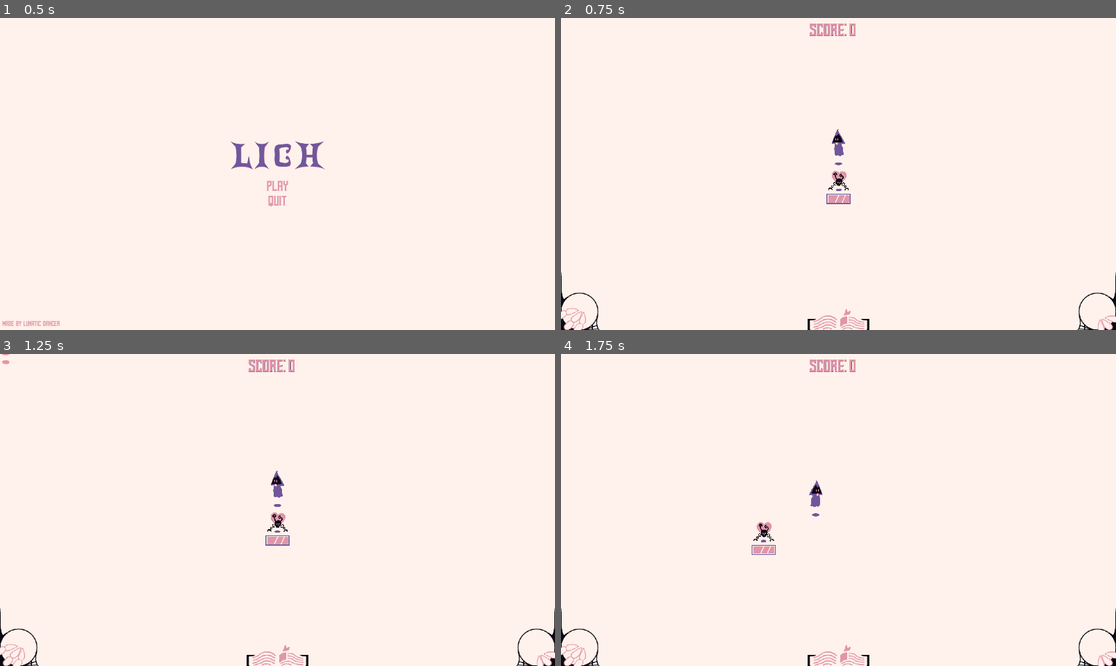
Above: before the commit, frames 1-4 (two rows, left to right).
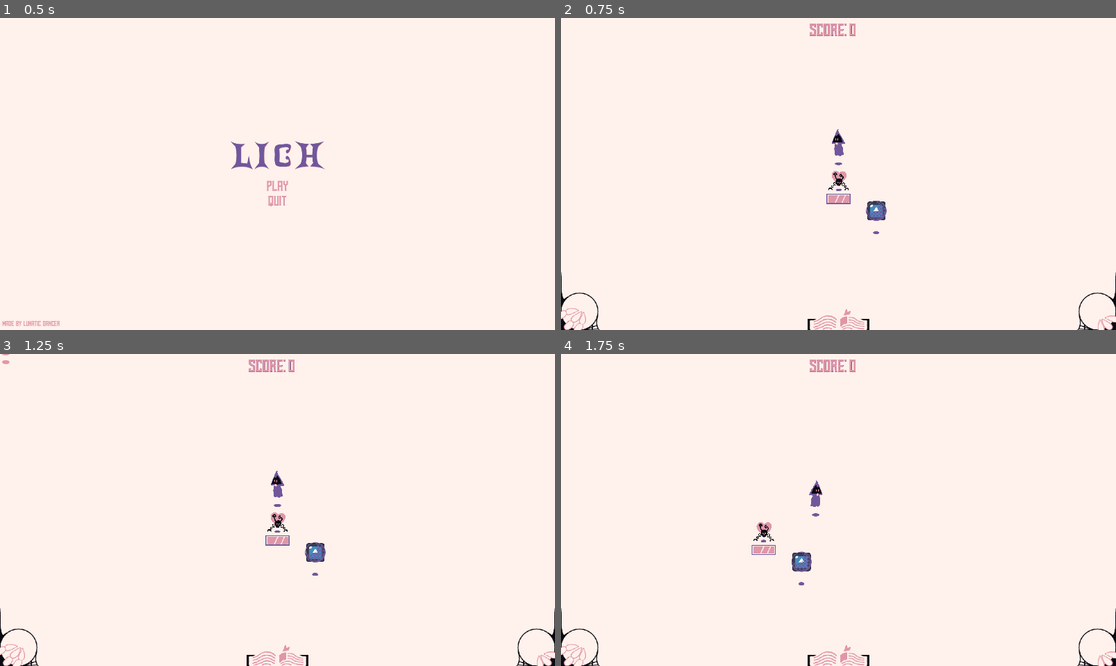
Above: after the commit, the same moments.

Repository: LunaticDancer/Lich
Game: Godot game, scene res://core/world.tscn
The game is run twice, just before and just after one commit, with the same random seed, the same clock (stepped at 60 frames per second) and the same inputs. The engine's default icon, where the game draws it, is replaced by a stand-in: a white triangle on a blue panel in a dark square.
Inputs (mouse positions are in pixels of both pictures, inside the frame that each line leads up to):
- Up to frame 1 (0.5 s): no input
- Up to frame 2 (0.75 s): click "Play" at 0.5 s
- Up to frame 3 (1.25 s): no input
- Up to frame 4 (1.75 s): move the mouse to (960, 494) at 1.27 s; hold Right (right) from 1.28 s (still down); hold Right mouse button (ability) from 1.28 s (still down); click (960, 494) at 1.55 s

Frame 1 is identical in both runs. In frame 2, 0.2% of the frame differs, in the area x 54-59%, y 58-70%; in frame 3, 0.2%; in frame 4, 0.2%, in the area x 41-46%, y 63-75%.

Commit message:
dart ability functionality

Diff:
--- a/abilities/ability_pick_up.tscn
+++ b/abilities/ability_pick_up.tscn
@@ -1,8 +1,8 @@
 [gd_scene load_steps=6 format=3 uid="uid://g3byng8s3ny1"]
 
 [ext_resource type="Script" path="res://abilities/ability_pick_up.gd" id="1_lxofy"]
-[ext_resource type="Texture2D" uid="uid://c12heykrdb5a6" path="res://abilities/shield/shield.png" id="1_uudum"]
-[ext_resource type="PackedScene" uid="uid://bbbvosouesy2b" path="res://abilities/shield/shield_ability.tscn" id="2_aa66e"]
+[ext_resource type="PackedScene" uid="uid://3044ronlsa6q" path="res://abilities/basic_dart/basic_dart_ability.tscn" id="2_75wf6"]
+[ext_resource type="Texture2D" uid="uid://8ijmufrgqb4u" path="res://icon.svg" id="3_phhwv"]
 [ext_resource type="Texture2D" uid="uid://dlu4ua8ra7nn5" path="res://abilities/ability_bubble.png" id="4_4lbuc"]
 
 [sub_resource type="CircleShape2D" id="CircleShape2D_d84q5"]
@@ -10,13 +10,13 @@
 
 [node name="AbilityPickUp" type="Area2D"]
 script = ExtResource("1_lxofy")
-ability = ExtResource("2_aa66e")
+ability = ExtResource("2_75wf6")
 
 [node name="Sprite2D" type="Sprite2D" parent="."]
 texture_filter = 1
 position = Vector2(-1, -76)
 scale = Vector2(0.5, 0.5)
-texture = ExtResource("1_uudum")
+texture = ExtResource("3_phhwv")
 
 [node name="AbilityBubble" type="Sprite2D" parent="."]
 texture_filter = 1
--- /dev/null
+++ b/abilities/basic_dart/basic_dart_ability.gd
@@ -0,0 +1,13 @@
+extends Ability
+
+var player
+var projectile = preload("res://abilities/basic_dart/basic_dart_projectile.tscn")
+
+func _ready():
+	player = get_tree().get_first_node_in_group("Player")
+
+func on_activated():
+	var instance = projectile.instantiate()
+	instance.global_position = player.global_position + player.get_local_mouse_position().normalized() * 8
+	instance.set_direction(player.get_local_mouse_position().normalized())
+	player.add_sibling(instance)
--- /dev/null
+++ b/abilities/basic_dart/basic_dart_ability.tscn
@@ -0,0 +1,17 @@
+[gd_scene load_steps=3 format=3 uid="uid://3044ronlsa6q"]
+
+[ext_resource type="Script" path="res://abilities/basic_dart/basic_dart_ability.gd" id="1_88qhy"]
+[ext_resource type="Texture2D" uid="uid://8ijmufrgqb4u" path="res://icon.svg" id="2_5ds5w"]
+
+[node name="basic_dart_ability" type="Control"]
+layout_mode = 3
+anchors_preset = 15
+anchor_right = 1.0
+anchor_bottom = 1.0
+grow_horizontal = 2
+grow_vertical = 2
+script = ExtResource("1_88qhy")
+icon = ExtResource("2_5ds5w")
+ability_name = "Energy Dart"
+ability_description = "Sends a crude bolt of energy in the direction you're aiming at."
+activation_cost = 10.0
--- /dev/null
+++ b/abilities/basic_dart/basic_dart_projectile.gd
@@ -0,0 +1,8 @@
+extends Projectile
+
+func destroy():
+	super()
+	$DeathTimer.start()
+
+func _on_death_timer_timeout():
+	queue_free()
--- /dev/null
+++ b/abilities/basic_dart/basic_dart_projectile.tscn
@@ -0,0 +1,24 @@
+[gd_scene load_steps=4 format=3 uid="uid://kf7kqgmm5234"]
+
+[ext_resource type="Script" path="res://abilities/basic_dart/basic_dart_projectile.gd" id="1_hix1r"]
+[ext_resource type="Texture2D" uid="uid://8ijmufrgqb4u" path="res://icon.svg" id="1_v71dm"]
+
+[sub_resource type="CircleShape2D" id="CircleShape2D_8ya3c"]
+radius = 24.0
+
+[node name="basic_dart_projectile" type="Area2D"]
+script = ExtResource("1_hix1r")
+speed = 500.0
+is_aimed_at_player = false
+
+[node name="Sprite2D" type="Sprite2D" parent="."]
+scale = Vector2(0.4, 0.4)
+texture = ExtResource("1_v71dm")
+
+[node name="CollisionShape2D" type="CollisionShape2D" parent="."]
+shape = SubResource("CircleShape2D_8ya3c")
+
+[node name="DeathTimer" type="Timer" parent="."]
+wait_time = 0.2
+
+[connection signal="timeout" from="DeathTimer" to="." method="_on_death_timer_timeout"]
--- /dev/null
+++ b/core/Projectile.gd
@@ -0,0 +1,78 @@
+extends Area2D
+class_name Projectile
+
+const KILL_DISTANCE = 5000.0;
+
+@export var direction := Vector2.RIGHT
+@export var speed := 5.0
+@export var damage = 1
+@export var is_aimed_at_player := true
+var is_alive := true
+var player
+
+func _ready():
+	area_shape_entered.connect(_on_area_shape_entered)
+	body_shape_entered.connect(_on_body_shape_entered)
+	player = get_tree().get_first_node_in_group("Player")
+
+func set_direction(p_dir : Vector2):
+	direction = p_dir
+
+func move(delta):
+	if is_alive == false:
+		return
+	global_position += direction * speed * delta
+
+func _process(delta):
+	move(delta)
+	if global_position.distance_to(player.global_position) > KILL_DISTANCE:
+		destroy()
+
+func destroy():
+	is_alive = false
+
+func _on_body_shape_entered(body_rid, body, body_shape_index, local_shape_index):
+	if is_alive == false:
+		return
+
+	if body.is_in_group("PlayerBasicAttack"):
+		is_aimed_at_player = false
+		direction = Vector2(cos(body.direction), sin(body.direction))
+		add_to_group("PlayerParriedAttack")
+
+	if is_aimed_at_player:
+		if body.is_in_group("Player"):
+			body.receive_damage(5)
+			destroy()
+		if body.is_in_group("PlayerWeakpoint"):
+			body.receive_damage()
+			destroy()
+
+	else:
+		if body is Enemy:
+			body.receive_damage(damage)
+			body.bleed(direction)
+			destroy()
+
+func _on_area_shape_entered(area_rid, body, area_shape_index, local_shape_index):
+	if is_alive == false:
+		return
+
+	if body.is_in_group("PlayerBasicAttack"):
+		is_aimed_at_player = false
+		direction = Vector2(cos(body.get_parent().direction), sin(body.get_parent().direction))
+		add_to_group("PlayerParriedAttack")
+
+	if is_aimed_at_player:
+		if body.is_in_group("Player"):
+			body.receive_damage(5)
+			destroy()
+		if body.is_in_group("PlayerWeakpoint"):
+			body.receive_damage()
+			destroy()
+
+	else:
+		if body is Enemy:
+			body.receive_damage(damage)
+			body.bleed(direction)
+			destroy()
--- a/core/game_controller.gd
+++ b/core/game_controller.gd
@@ -45,6 +45,7 @@
 			if mana < ability.activation_cost:
 				return
 			ability.on_activated()
+			receive_mana_damage(ability.activation_cost)
 			is_ability_sustained = true;
 		if event.is_action_released("ability"):
 			if ability == null:
@@ -117,7 +118,6 @@
 func enemy_killed(score_value : int):
 	score += score_value
 	$UI/GameplayUI/Score/ScoreDisplay.text = "Score: " + str(score)
-	mana = min(mana + 10, 100)
 	dashes = min(dashes + 1, 2)
 	$UI/GameplayUI.update_dashes(dashes)
 	$UI/GameplayUI.update_mana(mana/100.0)
@@ -144,6 +144,9 @@
 
 func receive_mana_damage(amount : int):
 	mana = max(0, mana - amount)
+
+func gain_mana(amount: int):
+	mana = min(mana + amount, 100)
 
 func game_over():
 	current_state = MENU_STATE.DEATH
--- a/core/play_area.tscn
+++ b/core/play_area.tscn
@@ -1,9 +1,10 @@
-[gd_scene load_steps=5 format=3 uid="uid://3stwd766vpxl"]
+[gd_scene load_steps=6 format=3 uid="uid://3stwd766vpxl"]
 
 [ext_resource type="PackedScene" uid="uid://7aemojh6igaj" path="res://core/phylactery.tscn" id="1_2fhtn"]
 [ext_resource type="Script" path="res://core/arena_controller.gd" id="1_fqvlf"]
 [ext_resource type="PackedScene" uid="uid://cydlqp815j1wm" path="res://core/lich.tscn" id="2_l8r1w"]
 [ext_resource type="PackedScene" uid="uid://8pa7jm5j8mk6" path="res://enemies/wisp/wisp.tscn" id="3_cki4b"]
+[ext_resource type="PackedScene" uid="uid://g3byng8s3ny1" path="res://abilities/ability_pick_up.tscn" id="5_3ikdl"]
 
 [node name="PlayArea" type="Node2D"]
 process_mode = 1
@@ -20,4 +21,7 @@
 [node name="Lich" parent="." instance=ExtResource("2_l8r1w")]
 position = Vector2(0, -90)
 
+[node name="AbilityPickUp" parent="." instance=ExtResource("5_3ikdl")]
+position = Vector2(132, 149)
+
 [connection signal="timeout" from="SpawnTimer" to="." method="_on_spawn_timer_timeout"]
--- a/core/player.gd
+++ b/core/player.gd
@@ -48,7 +48,7 @@
 	var attack = basicAttackPrefab.instantiate()
 	attack.global_position = global_position + get_local_mouse_position().normalized() * 8
 	attack.set_direction( get_local_mouse_position().angle() )
-	get_parent().add_child(attack)
+	add_sibling(attack)
 
 func dash():
 	if is_healing:
--- a/core/player_swing.gd
+++ b/core/player_swing.gd
@@ -15,6 +15,7 @@
 
 func _on_area_2d_body_entered(body):
 	if body is Enemy:
+		get_tree().get_first_node_in_group("GameController").gain_mana(10)
 		body.receive_damage(1)
 		body.bleed(Vector2(cos(direction), sin(direction)))
 
--- a/enemies/wisp/wisp.gd
+++ b/enemies/wisp/wisp.gd
@@ -15,9 +15,6 @@
 		queue_free()
 
 func _on_body_shape_entered(body_rid, body, body_shape_index, local_shape_index):
-	if body.is_in_group("PlayerParriedAttack"):
-		receive_damage(2)
-		bleed((global_position-body.global_position).normalized())
 	if body.is_in_group("Player"):
 		body.receive_damage(5)
 		bleed((global_position-body.global_position).normalized() * 0.1)
--- a/enemies/wisp/wisp.tscn
+++ b/enemies/wisp/wisp.tscn
@@ -1,8 +1,9 @@
-[gd_scene load_steps=14 format=3 uid="uid://8pa7jm5j8mk6"]
+[gd_scene load_steps=15 format=3 uid="uid://8pa7jm5j8mk6"]
 
 [ext_resource type="Script" path="res://enemies/wisp/wisp.gd" id="1_o121w"]
 [ext_resource type="Texture2D" uid="uid://cq2nbol3f4ixw" path="res://enemies/wisp/Wisp.png" id="1_rp2xm"]
 [ext_resource type="PackedScene" uid="uid://bbbvosouesy2b" path="res://abilities/shield/shield_ability.tscn" id="2_mc3a0"]
+[ext_resource type="PackedScene" uid="uid://3044ronlsa6q" path="res://abilities/basic_dart/basic_dart_ability.tscn" id="3_oeijj"]
 
 [sub_resource type="CircleShape2D" id="CircleShape2D_4w1yj"]
 radius = 15.0
@@ -87,8 +88,8 @@
 script = ExtResource("1_o121w")
 renderer = NodePath("AnimatedSprite2D")
 blood_per_hit = 5
-ability_pool = Array[PackedScene]([ExtResource("2_mc3a0")])
-ability_drop_chance = 4
+ability_pool = Array[PackedScene]([ExtResource("2_mc3a0"), ExtResource("3_oeijj")])
+ability_drop_chance = 5
 
 [node name="CollisionShape2D" type="CollisionShape2D" parent="."]
 shape = SubResource("CircleShape2D_4w1yj")
Binary file changed: abilities/ability_bubble.png
Not shown, changed: abilities/ability_bubble.png~
